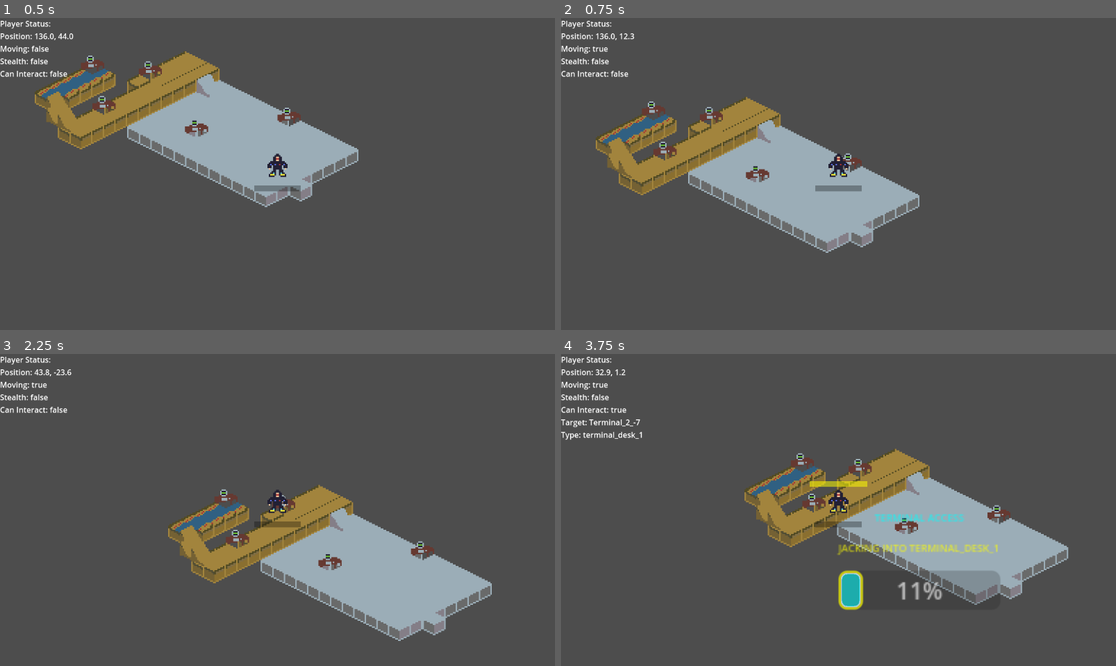
Above: before the commit, frames 1-4 (two rows, left to right).
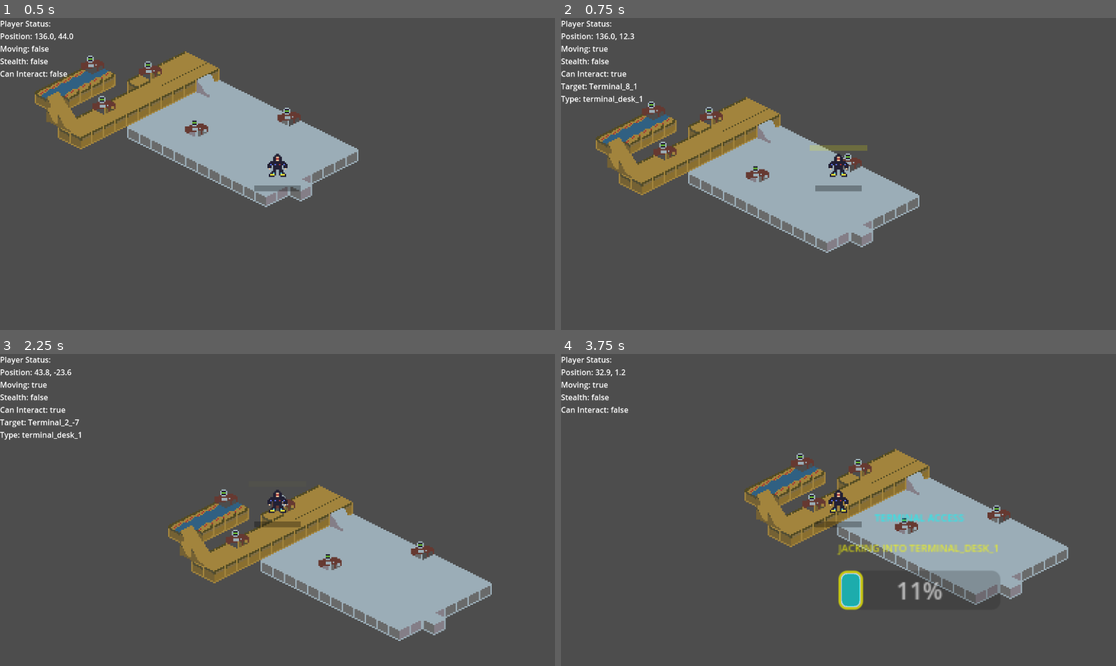
Above: after the commit, the same moments.

Repository: rivie13/cybercrawler-stealth-action
Game: Godot game, scene res://scenes/Main.tscn
Two runs of this game, one before a commit and one after it. Both use one fixed random seed, a clock stepped at 60 frames per second and the inputs below.
Inputs (mouse positions are in pixels of both pictures, inside the frame that each line leads up to):
- Up to frame 1 (0.5 s): no input
- Up to frame 2 (0.75 s): tap Enter (ui_accept) at 0.5 s; move the mouse to (810, 236) at 0.52 s; hold W (move_up) from 0.53 s (still down); hold Enter (ui_accept) from 0.53 s (still down); tap Space (interact) at 0.6 s; click (810, 236) at 0.67 s
- Up to frame 3 (2.25 s): release W (move_up) at 1.25 s; release Enter (ui_accept) at 1.25 s; drag from (444, 556) to (249, 572) at 1.27 s; tap Enter (ui_accept) at 2 s; move the mouse to (111, 463) at 2.02 s; hold A (move_left) from 2.03 s (still down); hold Enter (ui_accept) from 2.03 s (still down); tap Space (interact) at 2.1 s
- Up to frame 4 (3.75 s): release A (move_left) at 2.75 s; release Enter (ui_accept) at 2.75 s; drag from (866, 510) to (672, 463) at 2.77 s; tap Enter (ui_accept) at 3.5 s; move the mouse to (755, 432) at 3.52 s; hold S (move_down) from 3.53 s (still down); hold Enter (ui_accept) from 3.53 s (still down); tap Alt at 3.6 s

Frame 1 is identical in both runs. In frame 2, 0.5% of the frame differs, in the area x 0-56%, y 16-43%; in frame 3, 0.3%; in frame 4, 0.5%.

Commit message:
Enhance player movement and interaction handling with fallback mechanisms
- Improved movement handling in CreatedPlayer.gd by adding checks for the availability of input and movement components, providing fallback behavior for smoother gameplay.
- Enhanced interaction handling in CyberpunkInteractionUI.gd with null checks for UI elements and added fallback logic for glitch effects and progress animations.
- Updated TESTING_PLAN.md to include new manual test execution instructions, ensuring clarity in testing processes.

This commit strengthens the player experience by ensuring robust handling of movement and interactions, while also improving documentation for testing procedures.

Diff:
--- a/cybercrawler_basicstealthaction/scripts/player/created_player.gd
+++ b/cybercrawler_basicstealthaction/scripts/player/created_player.gd
@@ -51,6 +51,13 @@
 	# Initialize last position
 	last_player_position = global_position
 
+	# Debug: Check if cyberpunk_ui is properly initialized
+	print("🔍 DEBUG: _ready() called")
+	print("🔍 DEBUG: cyberpunk_ui exists: ", cyberpunk_ui != null)
+	print("🔍 DEBUG: cyberpunk_ui reference: ", cyberpunk_ui)
+	print("🔍 DEBUG: get_node_or_null('CyberpunkUI'): ", get_node_or_null("CyberpunkUI"))
+	print("🔍 DEBUG: All children: ", get_children())
+
 func _physics_process(delta: float) -> void:
 	if not input_behavior:
 		return
@@ -75,48 +82,57 @@
 	_update_debug_info()
 
 func _handle_movement(delta: float) -> void:
+	if not input_behavior:
+		return
+
 	var input_direction = input_behavior.get_current_input()
 	# Use the movement component to calculate velocity with smooth acceleration
-	velocity = movement_component.update_movement(delta, input_direction)
+	if movement_component:
+		velocity = movement_component.update_movement(delta, input_direction)
+	else:
+		# Fallback when movement component is not available
+		velocity = input_direction * 100.0  # Basic movement without acceleration
 	move_and_slide()
 
 func _handle_interactions(_delta: float) -> void:
-	# Only search for terminals if player moved or if we don't have a current target
+	# Only do terminal searching if we have the required components
+	if not input_behavior or not interaction_component:
+		return
+
+	# Check if player moved significantly - ALWAYS search when player moves
 	var should_search = false
-
-	# Check if player moved significantly
 	if global_position.distance_to(last_player_position) > 1.0:
 		should_search = true
 		last_player_position = global_position
 
-	# Check if we need to search due to time or missing target
-	if not interaction_component.can_interact():
-		should_search = true
-
-	# Add cooldown to prevent excessive searching
-	if should_search and Time.get_time_dict_from_system().get("second", 0) - last_interaction_search_time > interaction_search_cooldown:
+	# Search for terminals when player moves or if we don't have a valid target
+	if should_search or not interaction_component.can_interact():
 		# Find nearby terminals using 2D position
 		var target = interaction_component.find_interaction_target(global_position)
 		input_behavior.set_interaction_target(target)
 		last_interaction_search_time = Time.get_time_dict_from_system().get("second", 0)
 
-	# Handle interaction input
+	# Handle interaction input AFTER updating target
 	if Input.is_action_just_pressed("interact"):
 		print("🔍 DEBUG: Interact button pressed!")
-		if interaction_component.can_interact():
+		if interaction_component and interaction_component.can_interact():
 			print("🔍 DEBUG: Can interact - performing interaction")
 			_perform_interaction()
 		else:
 			print("🔍 DEBUG: Cannot interact - no valid target")
 	elif Input.is_action_just_pressed("ui_accept"):
 		print("🔍 DEBUG: Enter/space pressed - trying as alternative interact")
-		if interaction_component.can_interact():
+		if interaction_component and interaction_component.can_interact():
 			print("🔍 DEBUG: Can interact - performing interaction")
 			_perform_interaction()
 		else:
 			print("🔍 DEBUG: Cannot interact - no valid target")
 
 func _perform_interaction() -> void:
+	if not interaction_component:
+		print("❌ ERROR: No interaction component available")
+		return
+
 	var target = interaction_component.get_interaction_target()
 	print("🔍 DEBUG: Attempting interaction with target: ", target)
 
@@ -126,6 +142,12 @@
 
 		# Show cyberpunk UI
 		print("🔍 DEBUG: cyberpunk_ui exists: ", cyberpunk_ui != null)
+		print("🔍 DEBUG: cyberpunk_ui reference: ", cyberpunk_ui)
+		print("🔍 DEBUG: cyberpunk_ui node path: ", get_node_or_null("CyberpunkUI"))
+		print("🔍 DEBUG: All children: ", get_children())
+		print("🔍 DEBUG: Looking for CyberpunkUI in children...")
+		for child in get_children():
+			print("🔍 DEBUG: Child: ", child.name, " (", child.get_class(), ")")
 		if cyberpunk_ui:
 			print("🔍 DEBUG: cyberpunk_ui has show_interaction_ui method: ", cyberpunk_ui.has_method("show_interaction_ui"))
 			if cyberpunk_ui.has_method("show_interaction_ui"):
@@ -171,15 +193,20 @@
 	popup.add_theme_color_override("font_color", Color(0, 255, 255))  # Cyan
 	popup.add_theme_font_size_override("font_size", 16)
 
-	# Add to scene
-	get_tree().current_scene.add_child(popup)
-	popup.popup_centered()
-
-	# Auto-close after 3 seconds
-	var timer = get_tree().create_timer(3.0)
-	await timer.timeout
-	if is_instance_valid(popup):
-		popup.queue_free()
+	# Add to scene safely
+	var current_scene = get_tree().current_scene
+	if current_scene:
+		current_scene.add_child(popup)
+		popup.popup_centered()
+
+		# Auto-close after 3 seconds
+		var timer = get_tree().create_timer(3.0)
+		await timer.timeout
+		if is_instance_valid(popup):
+			popup.queue_free()
+	else:
+		# Fallback for test environment
+		print("❌ WARNING: No current scene available for popup")
 
 func _update_isometric_effects() -> void:
 	# Isometric: Update visual effects based on position
--- a/cybercrawler_basicstealthaction/scripts/player/ui/CyberpunkInteractionUI.gd
+++ b/cybercrawler_basicstealthaction/scripts/player/ui/CyberpunkInteractionUI.gd
@@ -145,33 +145,43 @@
 	ui_visible = true
 	target_alpha = 1.0
 
-	# Update labels with cyberpunk text
-	interaction_label.text = "TERMINAL ACCESS"
-	status_label.text = "JACKING INTO " + terminal_type.to_upper()
+	# Ensure UI is set up
+	if not interaction_label or not status_label or not progress_bar:
+		setup_ui()
+
+	# Update labels with cyberpunk text (with null checks)
+	if interaction_label:
+		interaction_label.text = "TERMINAL ACCESS"
+	if status_label:
+		status_label.text = "JACKING INTO " + terminal_type.to_upper()
 
 	# Start progress animation
-	progress_bar.value = 0
-	progress_bar.max_value = 100
+	if progress_bar:
+		progress_bar.value = 0
+		progress_bar.max_value = 100
 
 	# Position UI above the terminal
 	position_ui_above_terminal()
 
 	# Start glitch effect
-	glitch_timer.start()
+	if glitch_timer:
+		glitch_timer.start()
 
 	# Animate in
 	modulate.a = 0.0
 	show()
 
 	# Animate progress bar
-	current_tween = create_tween()
-	current_tween.tween_property(progress_bar, "value", 100, 2.0)
-	current_tween.tween_callback(_on_hacking_complete)
+	if progress_bar:
+		current_tween = create_tween()
+		current_tween.tween_property(progress_bar, "value", 100, 2.0)
+		current_tween.tween_callback(_on_hacking_complete)
 
 func hide_ui():
 	ui_visible = false
 	target_alpha = 0.0
-	glitch_timer.stop()
+	if glitch_timer:
+		glitch_timer.stop()
 
 	cleanup_tweens()
 	current_tween = create_tween()
@@ -182,31 +192,36 @@
 	if ui_visible and is_instance_valid(self):
 		# Add cyberpunk glitch effect
 		var glitch_offset = Vector2(randf_range(-3, 3), randf_range(-3, 3))
-		interaction_label.position += glitch_offset
-		status_label.position += glitch_offset
+		if interaction_label:
+			interaction_label.position += glitch_offset
+		if status_label:
+			status_label.position += glitch_offset
 
 		# Add color glitch effect
 		var glitch_color = Color(randf_range(0, 1), randf_range(0, 1), randf_range(0, 1), 0.8)
-		interaction_label.add_theme_color_override("font_color", glitch_color)
-		status_label.add_theme_color_override("font_color", glitch_color)
+		if interaction_label:
+			interaction_label.add_theme_color_override("font_color", glitch_color)
+		if status_label:
+			status_label.add_theme_color_override("font_color", glitch_color)
 
 		# Reset position and color after a short delay
 		var timer = get_tree().create_timer(0.03)
 		await timer.timeout
-		if is_instance_valid(self) and is_instance_valid(interaction_label) and is_instance_valid(status_label):
-			interaction_label.position -= glitch_offset
-			status_label.position -= glitch_offset
-
-			# Reset colors
-			interaction_label.add_theme_color_override("font_color", Color(0, 255, 255))
-			status_label.add_theme_color_override("font_color", Color(255, 255, 0))
+		if is_instance_valid(self):
+			if interaction_label and is_instance_valid(interaction_label):
+				interaction_label.position -= glitch_offset
+				interaction_label.add_theme_color_override("font_color", Color(0, 255, 255))
+			if status_label and is_instance_valid(status_label):
+				status_label.position -= glitch_offset
+				status_label.add_theme_color_override("font_color", Color(255, 255, 0))
 
 func _on_hacking_complete():
 	if not is_instance_valid(self):
 		return
 
-	status_label.text = "ACCESS GRANTED"
-	status_label.add_theme_color_override("font_color", Color(0, 255, 0))  # Green
+	if status_label:
+		status_label.text = "ACCESS GRANTED"
+		status_label.add_theme_color_override("font_color", Color(0, 255, 0))  # Green
 
 	# Start cyberpunk glitch animation
 	start_cyberpunk_glitch_animation()
Not shown, removed: cybercrawler_basicstealthaction/tests/unit/test_keyboard_player_input.gd.uid
Not shown, changed: docs/TESTING_PLAN.md
